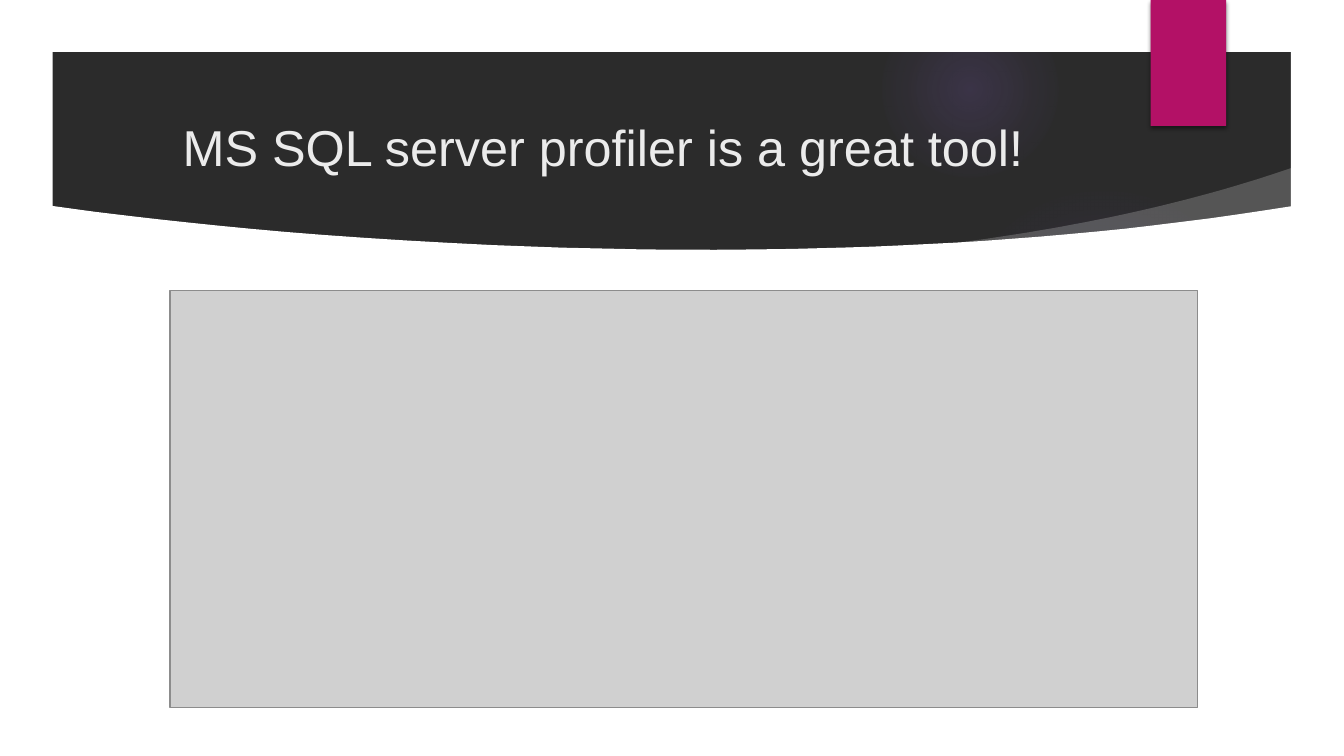
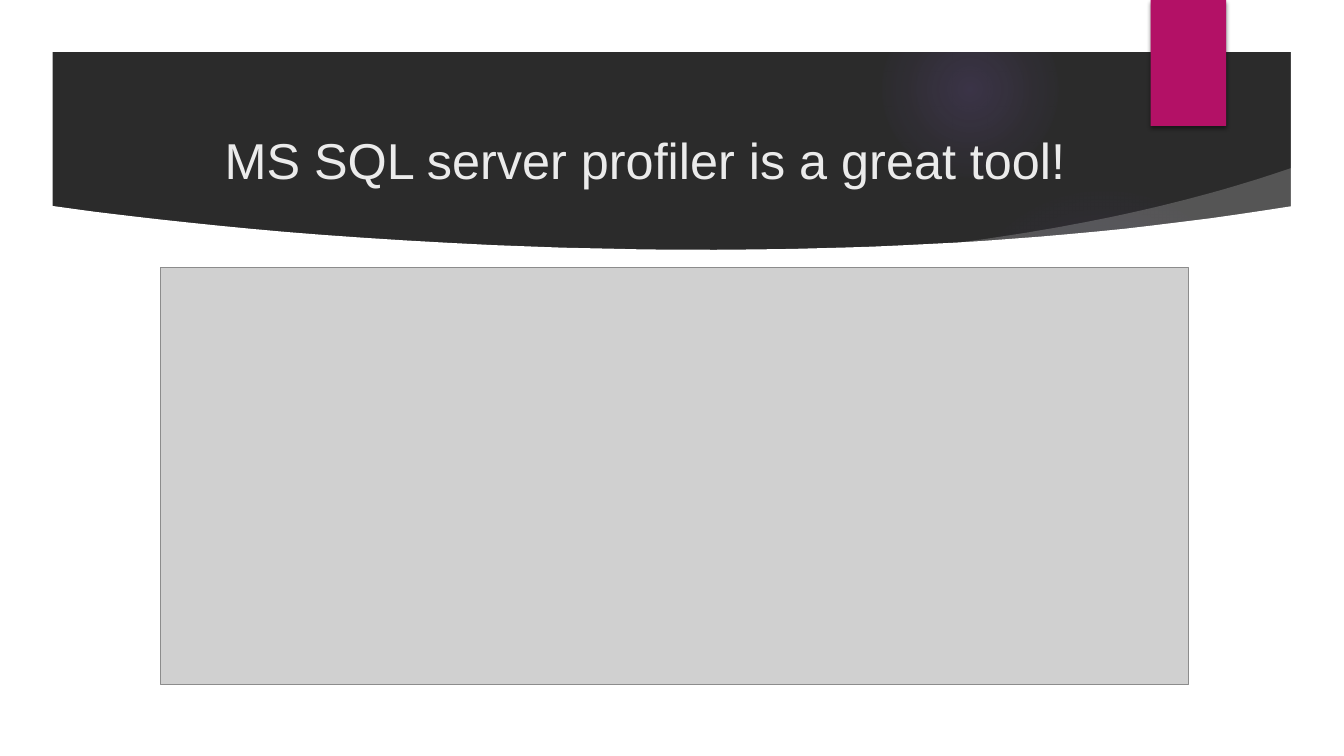
Before and after one commit to velizar92/TSK_Presentations, a slide deck: slide 8 of Databases_and_EntityFrameworkCore.pptx. Drawn at 1344x756 pixels with LibreOffice and Linux fonts; fonts in the diff are those of the drawing; grey boxes stand for pictures; background and template pictures are left out; a plain dark background stands for a picture behind light text. Boxes give left, top, right and bottom in pixels: in the first picture for what was removed or moved away, otherwise in the second. Text is boxed around its words. In the diff, an @@ line names an element or a change of style, - is before the commit and + after.

```diff
--- a/Databases_and_EntityFrameworkCore.pptx
+++ b/Databases_and_EntityFrameworkCore.pptx
@@ title "MS SQL server profiler is ...": place and size @@
-title "MS SQL server profiler is ..." at [183,129,1023,176]
+title "MS SQL server profiler is ..." at [225,142,1065,188]
@@ picture: place and size @@
-picture at [170,290,1199,708]
+picture at [161,267,1190,685]
```
Also in this commit, not shown: 6 other slides changed.
